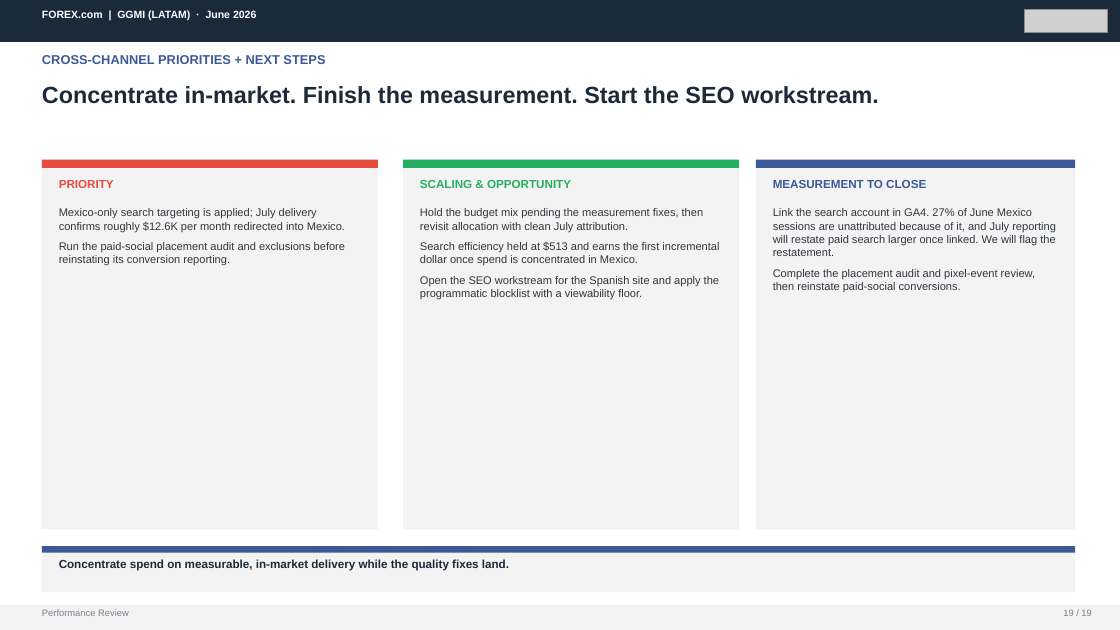
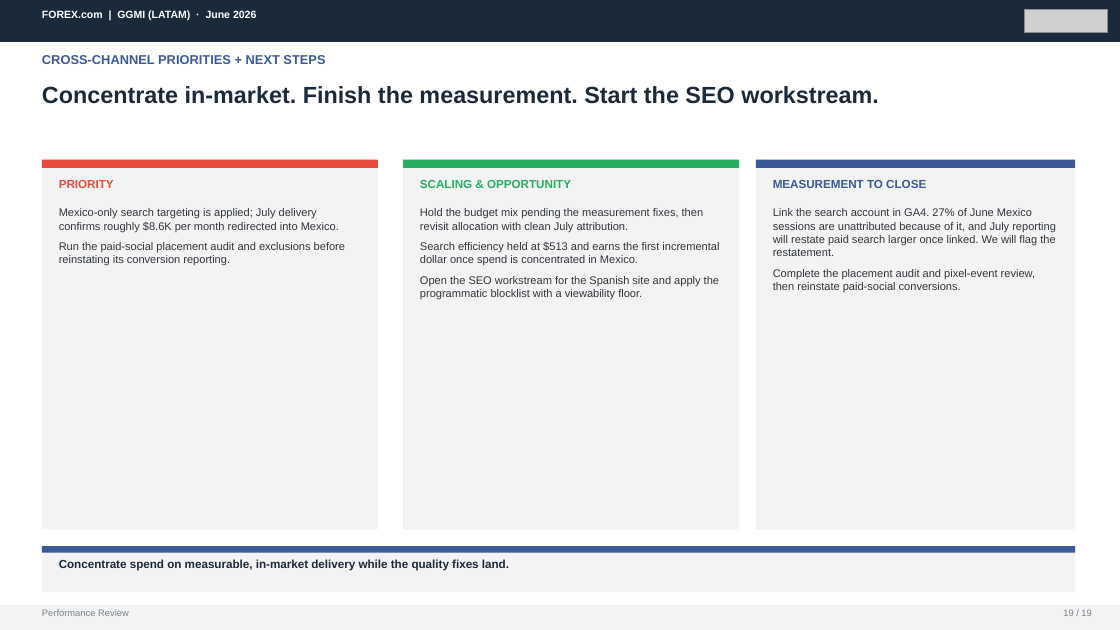
Before and after one commit to hablapro/brlvnt-reporting-hub, a slide deck: slide 19 of report-client-decks/06. GGMI_LATAM_June_2026_Performance_Review.pptx. Drawn at 1120x630 pixels with LibreOffice and Linux fonts; fonts in the diff are those of the drawing; grey boxes stand for pictures. Boxes give left, top, right and bottom in pixels: in the first picture for what was removed or moved away, otherwise in the second. Text is boxed around its words. In the diff, an @@ line names an element or a change of style, - is before the commit and + after.

```diff
--- a/report-client-decks/06. GGMI_LATAM_June_2026_Performance_Review.pptx
+++ b/report-client-decks/06. GGMI_LATAM_June_2026_Performance_Review.pptx
@@ text at (59,208,339,232): text changed @@
-Mexico-only search targeting is applied; July delivery confirms roughly $12.6K per month redirected into Mexico.
+Mexico-only search targeting is applied; July delivery confirms roughly $8.6K per month redirected into Mexico.
```
Also in this commit, not shown: 3 other slides changed, 1 other file.
